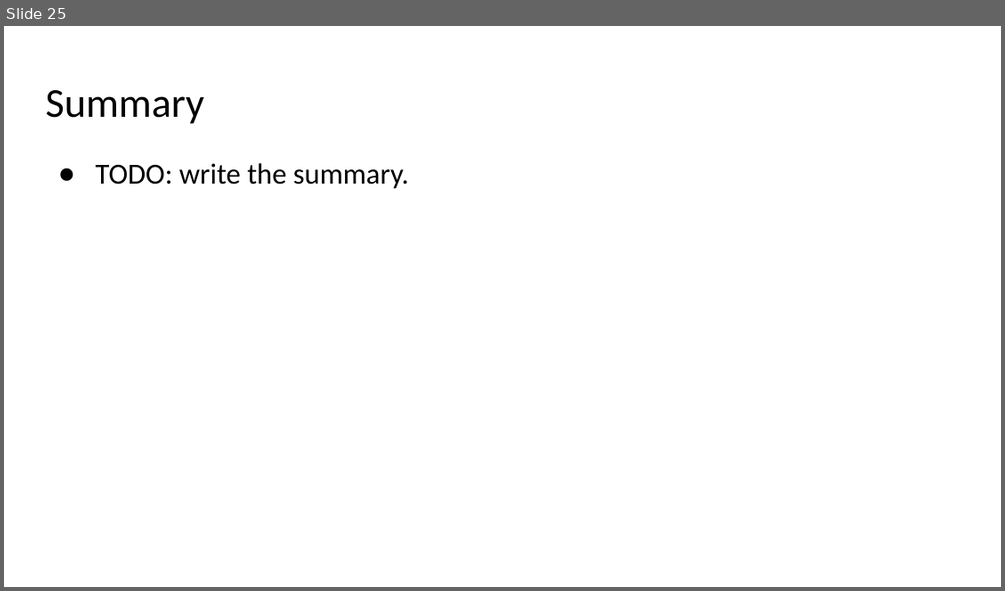
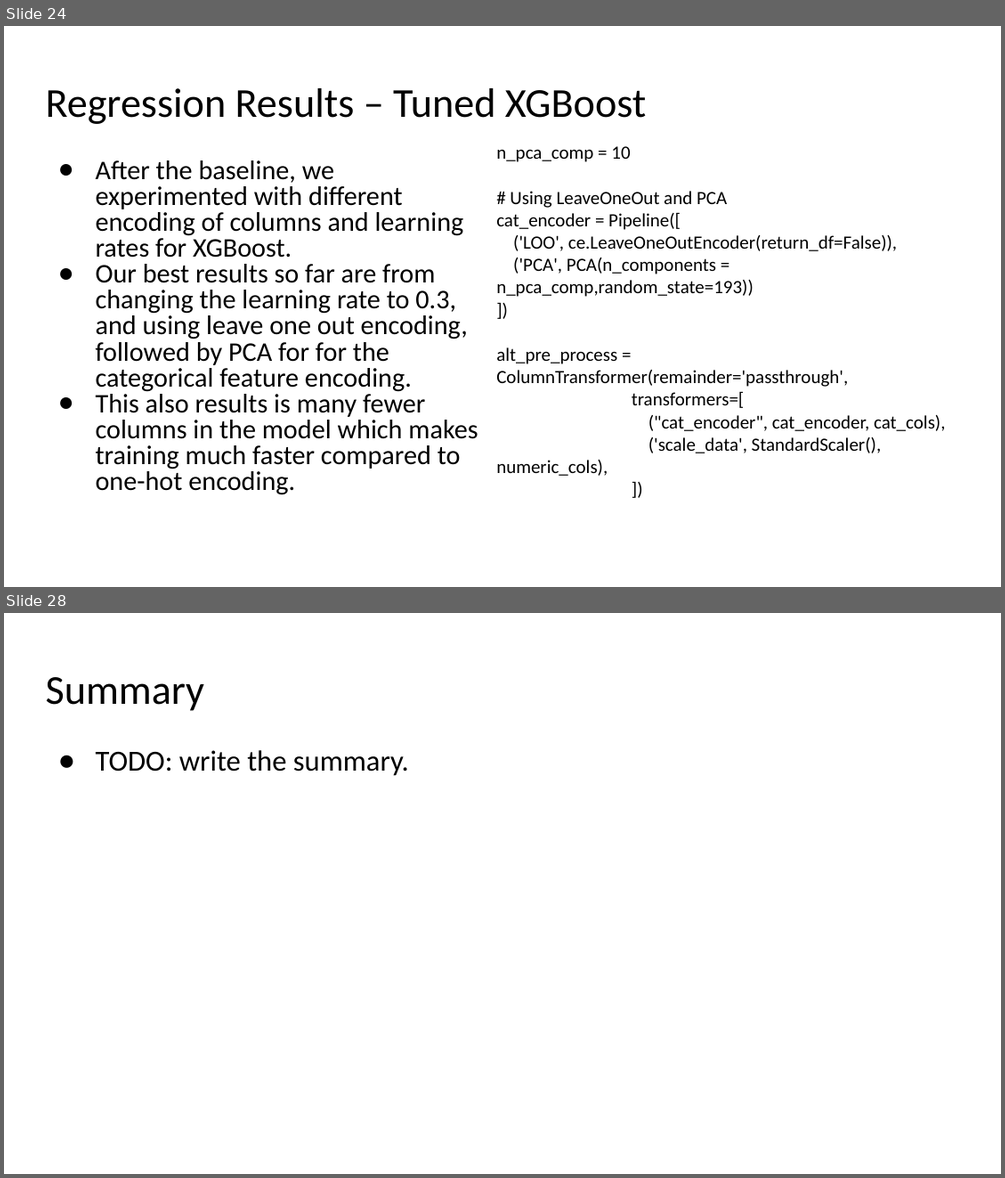
Before and after one commit to ranton256/used_car_sale_price_analysis, a slide deck: DSCI521_rna63_final_project_pres.pptx. Shown one above the other, each under a label of ours: slide 25 before the commit, slides 24 and 28 after it; the slides between them are not shown. The pictures are 1005x591 and 1005x1178 pixels, drawn with LibreOffice and Linux fonts; fonts in the diff are those of the drawing; background and template pictures are left out. Boxes give left, top, right and bottom in pixels: in the first picture for what was removed or moved away, otherwise in the second. Text is boxed around its words. In the diff, an @@ line names an element or a change of style, - is before the commit and + after.

```diff
--- a/DSCI521_rna63_final_project_pres.pptx
+++ b/DSCI521_rna63_final_project_pres.pptx
@@ slide 24 added at <box>4,26,1001,587</box>, background #FFFFFF @@
@@ title added at <box>46,88,646,124</box>, 39.6 pt, text #000000 @@
+Regression Results – Tuned XGBoost
@@ text added at <box>496,146,945,475</box>, 18 pt, text #000000 @@
+n_pca_comp = 10
+# Using LeaveOneOut and PCA
+cat_encoder = Pipeline([
+('LOO', ce.LeaveOneOutEncoder(return_df=False)),
+('PCA', PCA(n_components = n_pca_comp,random_state=193))
+])
+alt_pre_process = ColumnTransformer(remainder='passthrough',
+transformers=[
+("cat_encoder", cat_encoder, cat_cols),
+('scale_data', StandardScaler(), numeric_cols),
+])
@@ text added at <box>96,160,477,495</box>, 25.9 pt, text #000000 @@
+● After the baseline, we experimented with different encoding of columns and learning rates for XGBoost.
+● Our best results so far are from changing the learning rate to 0.3, and using leave one out encoding, followed by PCA for for the categorical feature encoding.
+● This also results is many fewer columns in the model which makes training much faster compared to one-hot encoding.
@@ what was slide 25 is now slide 28 @@
```
Also in this commit, not shown: 6 slides changed, 3 other slides added, 1 slide removed, 1 other file.
